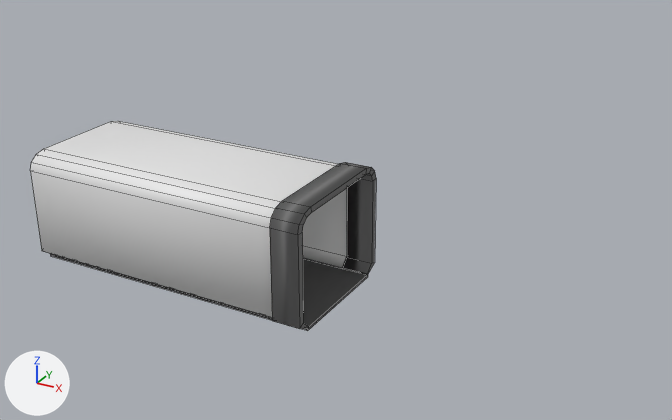
The Blender file Assets/Prefabs/Models/Walls/Corridor90DegreesAlex.blend as it was, and as the next commit left it.
Rendered twice from a camera (50 mm lens) standing at (19.1, -24.1, 15.4) and looking at (3.0, 5.2, 0.8). The axes (+X, +Y, +Z) are drawn at lower left. The lights are the same throughout. Mesh edges are drawn as thin lines.
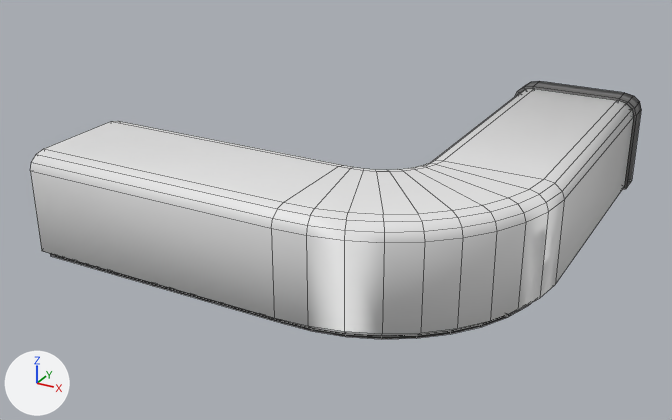
The change, as JSON lines over the scene's bpy script:
```json
{"block": "me_cube_001", "where": "# used by ob_cube_001; location = (0.5, 0.0, 0.05); scale = (5.5, 2.1, 0.05)"}
{"op": "remove", "block": "me_cube_001", "code": "me_cube_001.from_pydata(...)  # 8 vertices, 6 faces; spans x -1.0..1.0, y -1.0..1.0, z -1.0..1.0"}
{"op": "add", "block": "me_cube_001", "code": "me_cube_001.from_pydata(...)  # 52 vertices, 50 faces; spans x -1.0..2.05, y -1.0..7.1, z -1.0..1.0"}
{"block": "me_cube_001", "change": "me_cube_001 part 1"}
{"block": "me_cube_001", "change": "1 face is deleted"}
{"block": "me_cube_001", "change": "4 vertices in x 1.0, y -1.0..1.0, z -1.0..1.0 move by (-0.18, 0.0, 0.0)"}
{"block": "me_cube_001", "change": "22 vertices are added at x 0.89..2.05, y -0.98..7.1, z -1.0"}
{"block": "me_cube_001", "change": "22 new vertices lie (0.0, 0.0, 2.0) away from vertices in x 0.89..2.05, y -0.98..7.1, z -1.0"}
{"block": "me_cube_001", "change": "45 new faces join them"}
{"block": "me_cube", "where": "# used by ob_cube; location = (0.0, 0.0, 2.1); scale = (5.0, 2.5, 2.0)"}
{"op": "remove", "block": "me_cube", "code": "me_cube.from_pydata(...)  # 48 vertices, 46 faces; spans x -1.0..1.0, y -1.0..1.0, z -1.0..1.0"}
{"op": "add", "block": "me_cube", "code": "me_cube.from_pydata(...)  # 336 vertices, 334 faces; spans x -1.0..2.43, y -1.0..5.58, z -1.0..1.0"}
{"block": "me_cube", "change": "me_cube part 2: 288 vertices added at x 1.06..2.43, y -0.97..5.58, z -1.0..1.0"}
{"op": "set", "path": "ob_cube_002.location", "old": "(5.5, 0.0, 2.1)", "new": "(9.65, 14.45, 2.1)"}
{"op": "set", "path": "ob_cube_002.rotation_euler", "old": "(0.0, 0.0, 0.0)", "new": "(0.0, 0.0, 1.571)", "note": "degrees (0, 0, 0) -> degrees (0, 0, 90)"}
```

Pixel boxes [x1, y1, x2, y2] of what changed, in the pictures (672 x 420 px):
```json
{"object": "Cube", "change": "reshaped", "before": [30, 121, 347, 318], "after": [30, 89, 634, 336], "on screen": "90% wider, 25% taller"}
{"object": "Cube.002", "change": "moved, turned", "before": [270, 162, 376, 329], "after": [515, 81, 641, 190]}
{"object": "Cube.001", "change": "reshaped", "before": [51, 254, 368, 331], "after": [51, 254, 531, 339]}
{"part": 2, "of": "me_cube", "change": "added", "after": [271, 89, 634, 336]}
```
